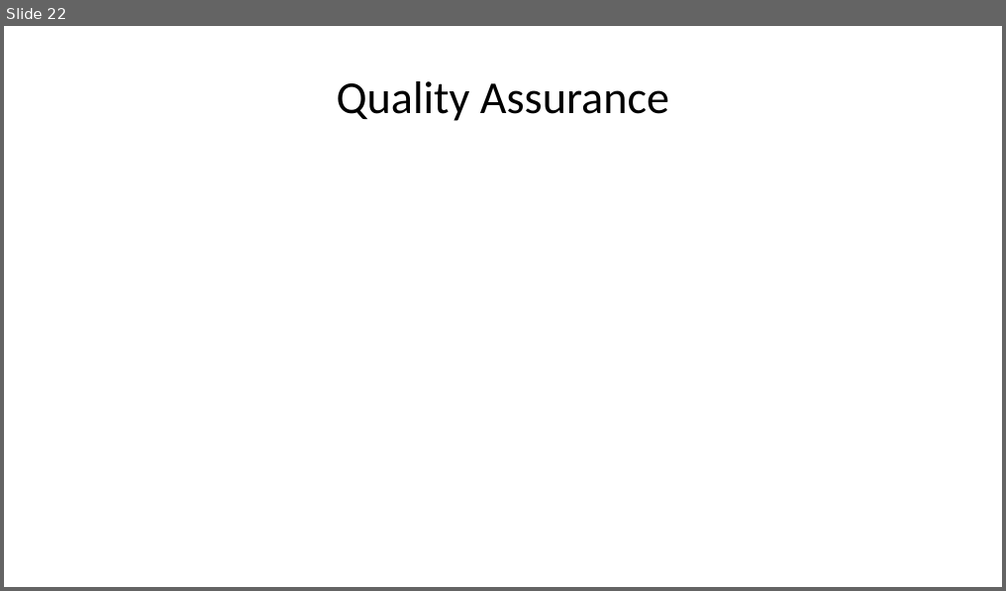
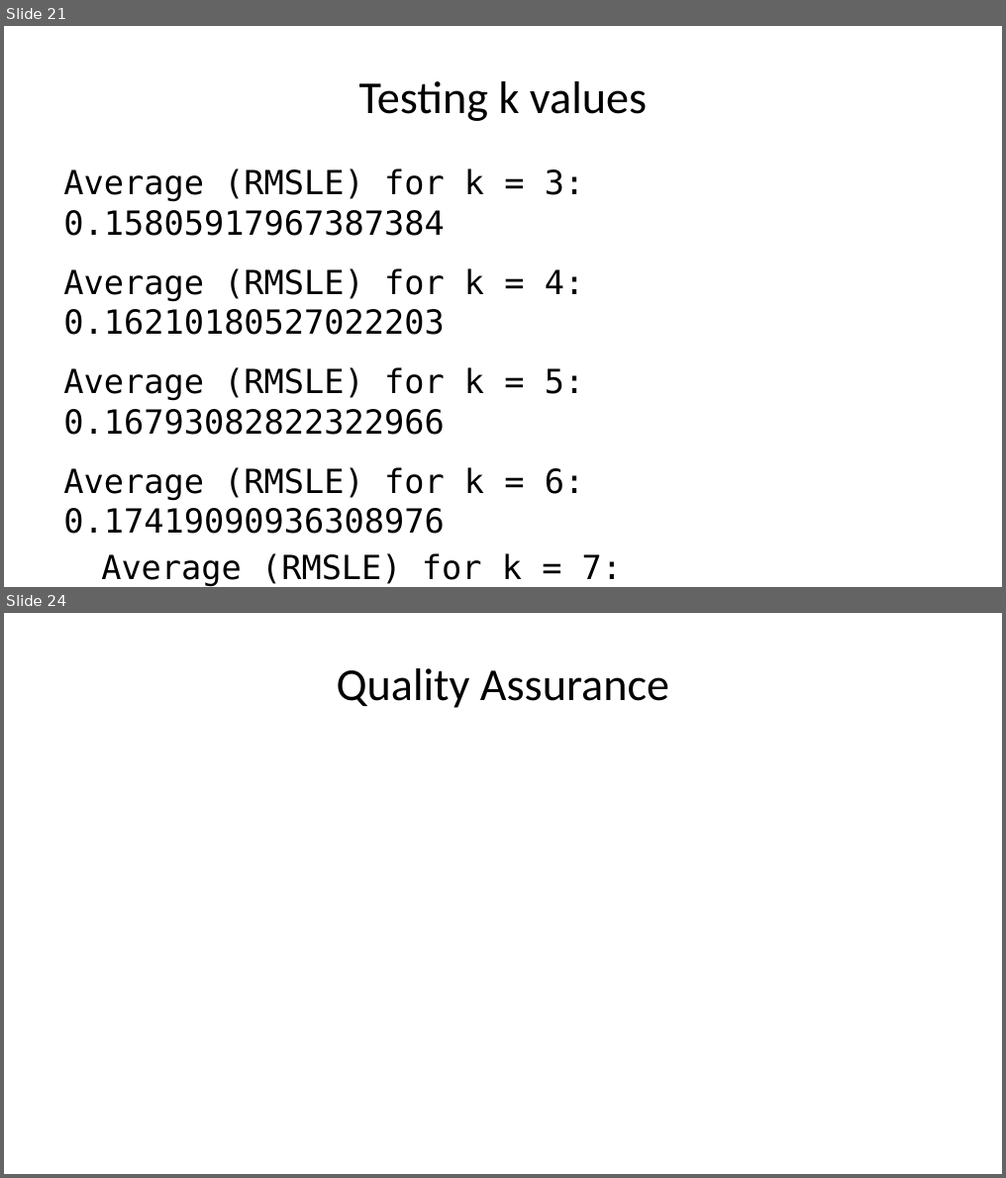
Before and after one commit to deancallahan25/Redwood-Analytics-Portfolio, a slide deck: Project-3/presentation.pptx. Shown one above the other, each under a label of ours: slide 22 before the commit, slides 21 and 24 after it; the slides between them are not shown. The pictures are 1006x591 and 1006x1178 pixels, drawn with LibreOffice and Linux fonts; fonts in the diff are those of the drawing. Boxes give left, top, right and bottom in pixels: in the first picture for what was removed or moved away, otherwise in the second. Text is boxed around its words. In the diff, an @@ line names an element or a change of style, - is before the commit and + after.

```diff
--- a/Project-3/presentation.pptx
+++ b/Project-3/presentation.pptx
@@ slide 21 added at (x1=4, y1=26, x2=1002, y2=587), background #FFFFFF @@
@@ title added at (x1=359, y1=81, x2=647, y2=121), 33 pt, text #000000 @@
+Testing k values
@@ text added at (x1=63, y1=169, x2=622, y2=587), 24 pt, text #000000 @@
+Average (RMSLE) for k = 3: 0.15805917967387384
+Average (RMSLE) for k = 4: 0.16210180527022203
+Average (RMSLE) for k = 5: 0.16793082822322966
+Average (RMSLE) for k = 6: 0.17419090936308976
+Average (RMSLE) for k = 7: 0.18028949487962886
@@ what was slide 22 is now slide 24 @@
```
Also in this commit, not shown: 8 slides changed, 2 other slides added, 1 slide removed, 1 other file.
